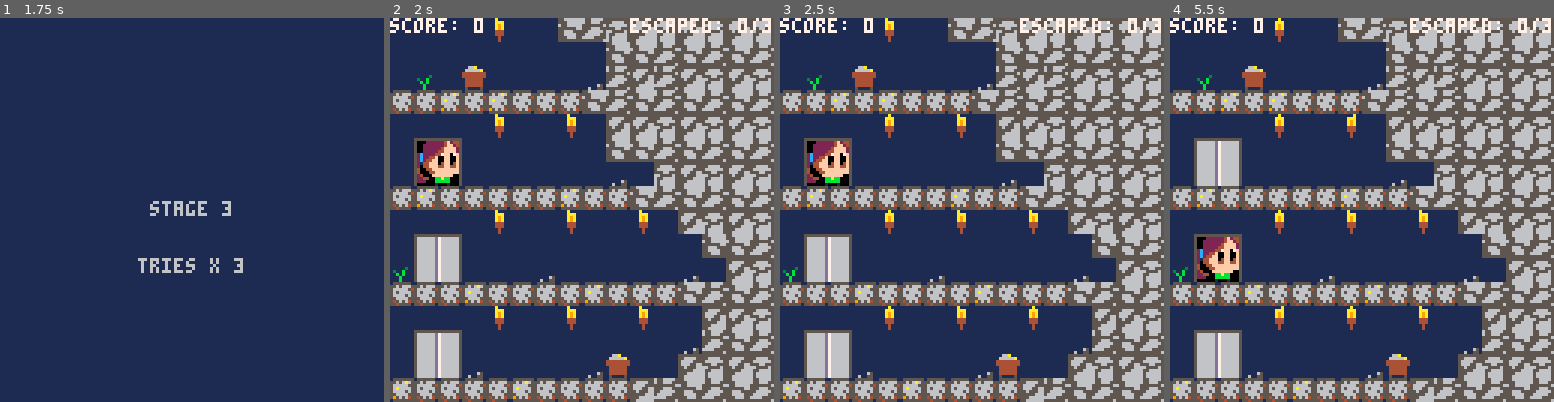
Above: before the commit, frames 1-4 (left to right).
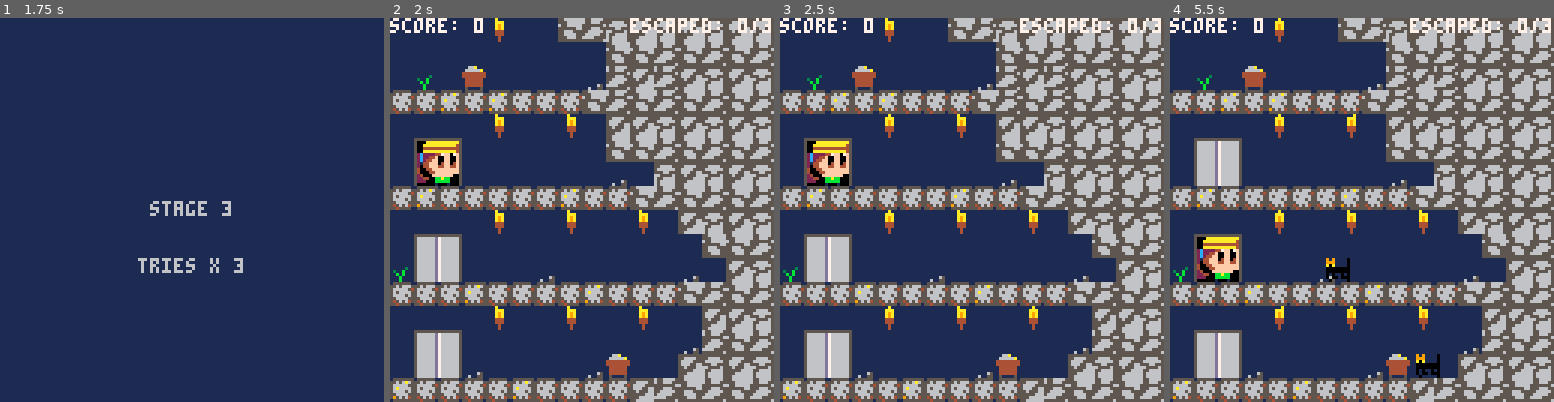
Above: after the commit, the same moments.

Repository: leonardost/cat-catcher-0
Game: PICO-8 cartridge cat_catcher_0.p8
The game is run twice, just before and just after one commit, with the same random seed, the same clock (stepped at 60 frames per second) and the same inputs.
Inputs:
- Up to frame 1 (1.75 s): tap X (X key) at 0.33, 1.07 s; tap O (Z key) at 0.7, 1.7 s; hold Right from 1.6 s (still down)
- Up to frame 2 (2 s): keep holding Right; tap X (X key) at 1.85 s
- Up to frame 3 (2.5 s): release Right at 2.1 s; tap O (Z key) at 2.1 s; hold Up 2.15-2.42 s; hold Right from 2.47 s (still down)
- Up to frame 4 (5.5 s): tap O (Z key) every 0.4 s from 2.5 to 5.3 s; tap X (X key) at 2.97, 4.08, 5.2 s; release Right at 3.03 s; hold Left 3.08-3.58 s; hold Down 3.63-3.97 s; hold Right 4.02-4.68 s; hold Up 4.73-5.03 s; hold Left from 5.08 s (still down)

Frame 1 is identical in both runs. In frame 2, 0.3% of the frame differs, in the area x 8-18%, y 32-36%; in frame 3, 0.3%; in frame 4, 0.8%, in the area x 8-71%, y 57-94%.

Commit message:
Implement cats with helmets, put helmet on the girl in stage 3 and make rocks appear on top of the cats

Diff:
--- a/cat_catcher_0.p8
+++ b/cat_catcher_0.p8
@@ -113,6 +113,19 @@
     { 8, 980, 1 },
     { 6, 990, 0 },
     { 6, 1180, 1 },
+  }
+  cat_generation[3] = {
+    { 9, 30, 1 },
+    { 9, 60, 2 },
+    { 9, 90, 0 },
+    { 10, 130, 1 },
+    { 10, 160, 0 },
+    { 9, 160, 2 },
+    { 10, 190, 1 },
+    { 11, 200, 0 },
+    { 10, 220, 2 },
+    { 12, 290, 1 },
+    { 11, 380, 2 },
   }
 
   -- cats used for testing
@@ -375,7 +388,18 @@
 		    if gfx.draw != nil then
 		      gfx.draw()
 		    end
+		    if gfx.is_girl and stage == 3 then
+		      palt(8, true)
+		      palt(0, false)
+				    spr(166, girl.x, girl.y)
+				    spr(167, girl.x + 8, girl.y)
+				    palt()
+		    end
 		  end
+		  if stage == 3 then
+  		  map(32, 0, 0, 0, 16, 16, 1)
+  		end
+
 		  if is_catching then
 		    spr(52, girl.x + 16, girl.y + 8)
 		  end
@@ -511,6 +535,7 @@
     end
   end
 
+  girl.is_girl = true
   blink_state.set_finished_callback(girl.idle)
   yawn_state.set_finished_callback(girl.idle)
 
@@ -779,6 +804,48 @@
   return climber(cat, 2)
 end
 
+-- black cat with helmet
+function cat_actor6(floor)
+  local sprites = {
+    sprite(1, 1, { 122 }, 1),
+    sprite(1, 1, { 123 }, 1),
+  }
+  local cat = base_cat_actor(sprites, floor)
+
+  function cat.update()
+    cat.update_state()
+    cat.base_update()
+    cat.x -= 1
+    if cat.x < -8 then
+      sfx(8)
+      cat.escaped = true
+    end
+  end
+
+  return cat
+end
+
+-- white fast cat
+function cat_actor7(floor)
+  local sprites = {
+    sprite(1, 1, { 12 }),
+    sprite(1, 1, { 13 }),
+  }
+  local cat = base_cat_actor(sprites, floor)
+
+  function cat.update()
+    cat.update_state()
+			 cat.base_update()
+    cat.x -= 2
+    if cat.x < -8 then
+      sfx(8)
+      cat.escaped = true
+    end
+  end
+  cat.value = 30
+  return cat
+end
+
 function base_bigcat_actor(sprites, floor)
   local life = 3
   local cat1 = sprites[1]
@@ -883,6 +950,26 @@
 
 function bigcat_actor4(floor)
   return climber(bigcat_actor2(floor), 1)
+end
+
+function bigcat_actor5(floor)
+  local sprites = {
+    sprite(2, 2, { 128, 129, 144, 145 }),
+    sprite(2, 2, { 130, 131, 146, 147 }),
+    sprite(2, 2, { 132, 133, 148, 149 }),
+  }
+  local bigcat = base_bigcat_actor(sprites, floor)
+  return bigcat
+end
+
+function bigcat_actor6(floor)
+  local sprites = {
+    sprite(2, 2, { 160, 161, 176, 177 }, 1),
+    sprite(2, 2, { 162, 163, 178, 179 }, 1),
+    sprite(2, 2, { 164, 165, 180, 181 }, 1),
+  }
+  local bigcat = base_bigcat_actor(sprites, floor)
+  return bigcat
 end
 
 cat_map = {
@@ -904,6 +991,14 @@
   bigcat_actor3,
   -- 8 - climber brown bigcat
   bigcat_actor4,
+  -- 9 - black cat with helmet
+  cat_actor6,
+  -- 10 - white fast cat
+  cat_actor7,
+  -- 10 - big cat with helmet
+  bigcat_actor5,
+  -- 11 - big black cat with helmet
+  bigcat_actor6,
 }
 -->8
 function elevator_actor(x, y)
@@ -1244,6 +1339,9 @@
 
 
 
+__gff__
+0000000000000000000000000000000000000000000000000000000000000000000000000000000000000000000000000000000000000000000000000000000000000000000000000000000000000000000000000000000000000000000000000000000000000000000000000000000000000000000000000000000000000000
+0000000000000101000000000000000000000000000001010000000000000000000000000000000000000000000000000000000000000000000000000000000000000000000000000000000000000000000000000000000000000000000000000000000000000000000000000000000000000000000000000000000000000000
 __map__
 0000000000000000000000000000000000000000000000000000000000000000000000000000009697878687868786870000000000000000000000000000000000000000000000000000000000000000000000000000000000000000000000000000000000000000000000000000000000000000000000000000000000000000
 00000000004c0000004f0000004d4e0000005c5c000000000000000000005c00000000000000000000969697969796970000000000000000000000000000000000000000000000000000000000000000000000000000000000000000000000000000000000000000000000000000000000000000000000000000000000000000
Not shown, changed: 17 lines of the sprite sheet (__gfx__) section of cat_catcher_0.p8
